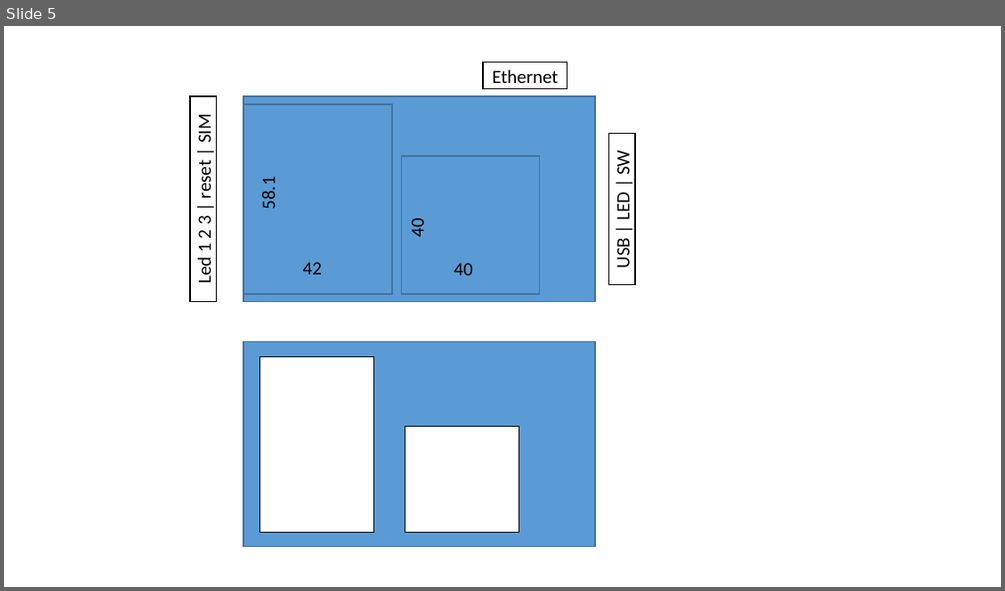
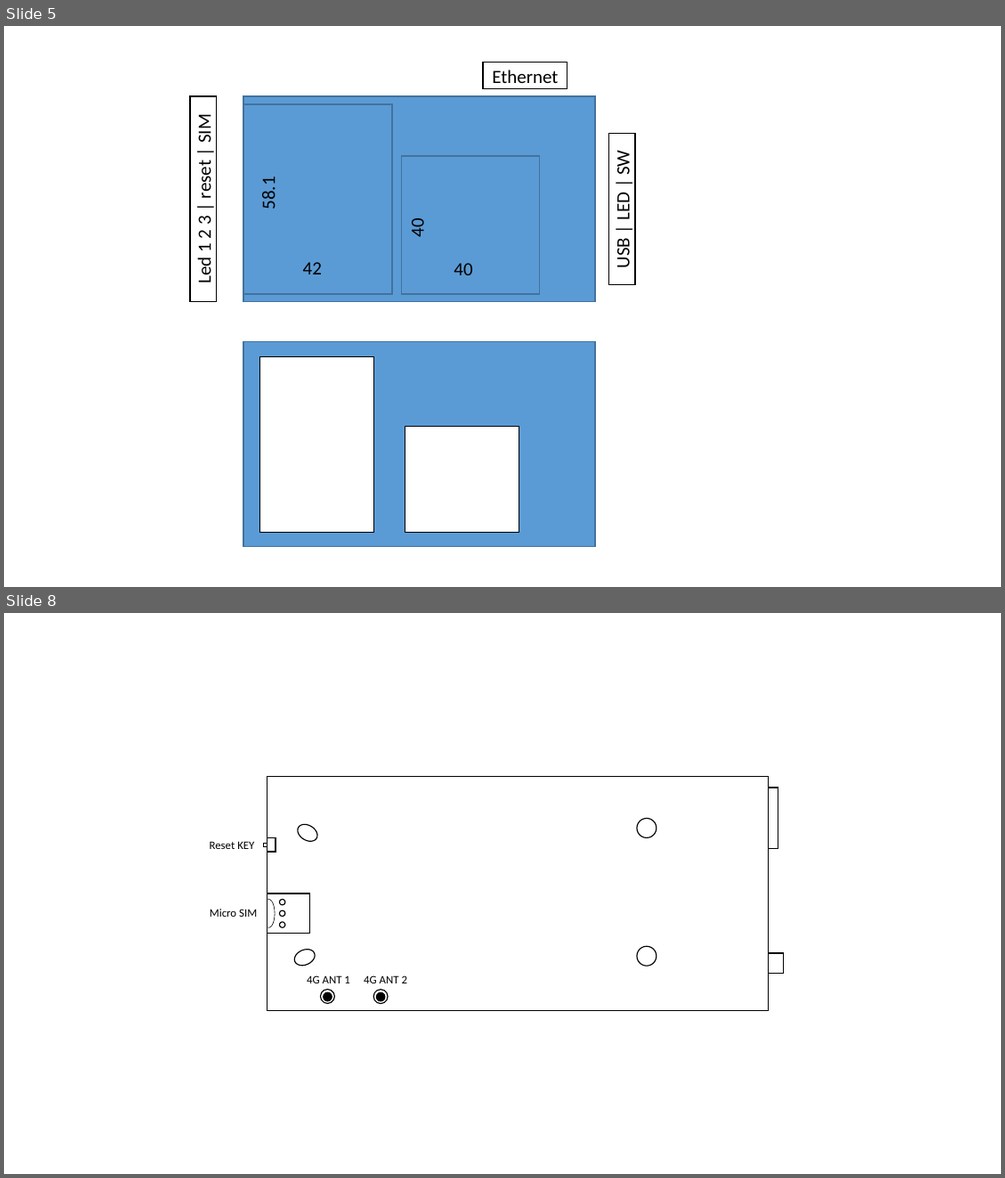
Before and after one commit to GavinGY/MoveWiFi_v2, a slide deck: graphic.pptx. Shown one above the other, each under a label of ours: slide 5 before the commit, slides 5 and 8 after it; the slides between them are not shown. The pictures are 1005x591 and 1005x1178 pixels, drawn with LibreOffice and Linux fonts; fonts in the diff are those of the drawing. Boxes give left, top, right and bottom in pixels: in the first picture for what was removed or moved away, otherwise in the second. Text is boxed around its words. In the diff, an @@ line names an element or a change of style, - is before the commit and + after.

```diff
--- a/graphic.pptx
+++ b/graphic.pptx
@@ slide 8 added at box(4, 613, 1001, 1174), background #FFFFFF @@
@@ rectangle added at box(267, 776, 769, 1011), fill #FFFFFF, outline #000000 1 pt @@
@@ rectangle added at box(699, 787, 778, 849), fill #FFFFFF, outline #000000 1 pt @@
@@ ellipse added at box(295, 821, 321, 844), fill #FFFFFF, outline #000000 1 pt @@
@@ ellipse added at box(637, 818, 656, 837), fill #FFFFFF, outline #000000 1 pt @@
@@ text added at box(210, 841, 254, 849), 11 pt, text #000000 @@
+Reset KEY
@@ rectangle added at box(264, 844, 267, 847), fill #FFFFFF, outline #000000 1 pt @@
@@ rectangle added at box(267, 838, 275, 852), fill #FFFFFF, outline #000000 1 pt @@
@@ arc (boxed as its full ellipse) added at box(263, 900, 275, 928), outline #000000 0.5 pt @@
@@ rectangle added at box(267, 893, 310, 933), fill #FFFFFF, outline #000000 1 pt @@
@@ ellipse added at box(279, 900, 285, 906), outline #000000 1 pt @@
@@ text added at box(210, 908, 257, 916), 11 pt, text #000000 @@
+Micro SIM
@@ ellipse added at box(279, 910, 285, 916), outline #000000 1 pt @@
@@ ellipse added at box(279, 922, 285, 928), outline #000000 1 pt @@
@@ ellipse added at box(292, 946, 317, 968), fill #FFFFFF, outline #000000 1 pt @@
@@ ellipse added at box(637, 947, 656, 966), fill #FFFFFF, outline #000000 1 pt @@
@@ rectangle added at box(758, 953, 783, 973), fill #FFFFFF, outline #000000 1 pt @@
@@ text added at box(307, 975, 349, 983), 11 pt, text #000000 @@
+4G ANT 1
@@ text added at box(364, 975, 407, 983), 11 pt, text #000000 @@
+4G ANT 2
@@ ellipse added at box(320, 989, 334, 1004), fill #FFFFFF, outline #000000 1 pt @@
@@ ellipse added at box(323, 992, 332, 1002), fill #000000 @@
@@ ellipse added at box(373, 989, 388, 1004), fill #FFFFFF, outline #000000 1 pt @@
@@ ellipse added at box(376, 992, 386, 1002), fill #000000 @@
```
Also in this commit, not shown: 1 slide changed, 3 other slides added, 7 other files.
